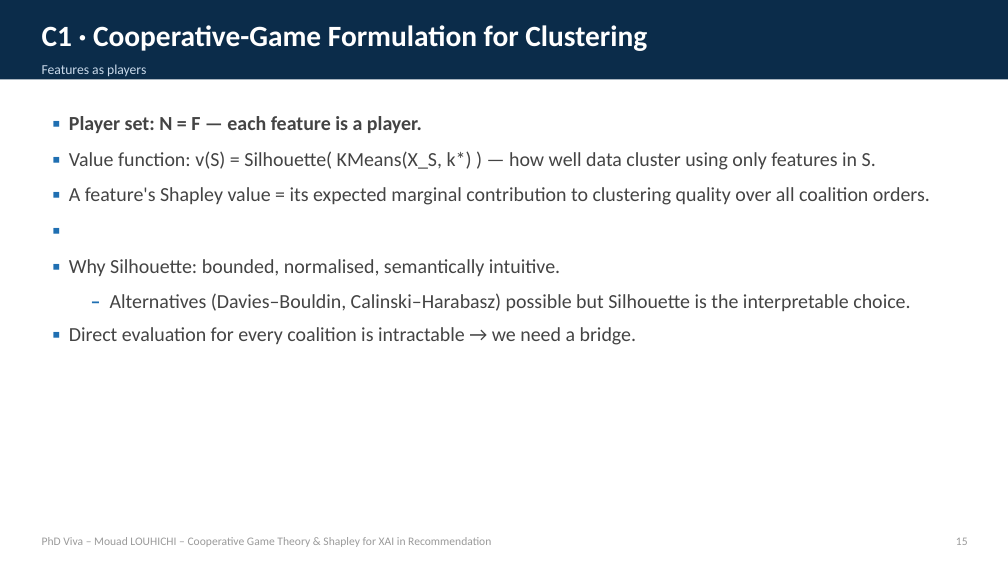
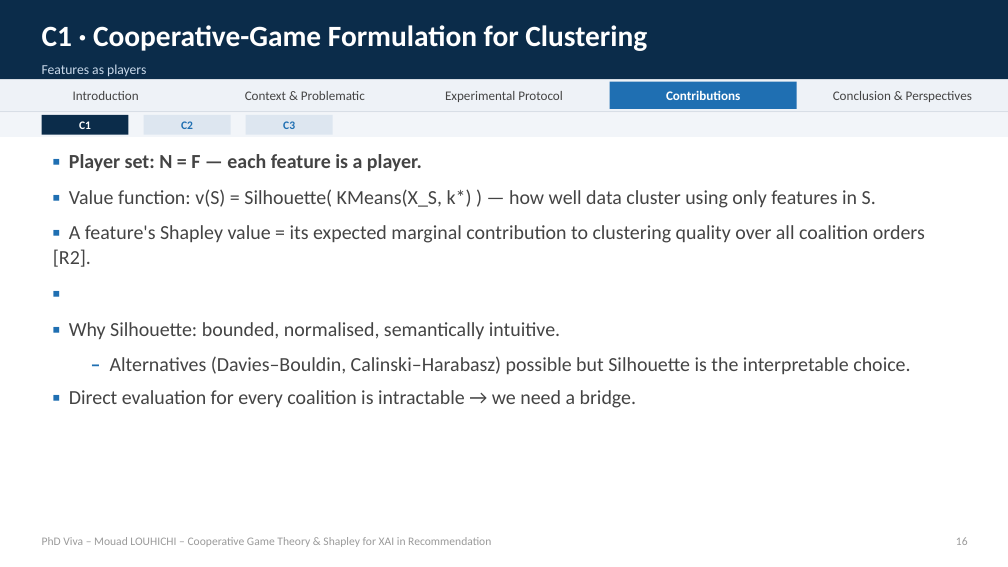
Before and after one commit to mouadlouhichi/phd-prep, a slide deck: slide 21 of viva/MOUAD_LOUHICHI_VIVA.pptx (slide 20 before the commit). Drawn at 1008x567 pixels with LibreOffice and Linux fonts; fonts in the diff are those of the drawing. Boxes give left, top, right and bottom in pixels: in the first picture for what was removed or moved away, otherwise in the second. Text is boxed around its words. In the diff, an @@ line names an element or a change of style, - is before the commit and + after.

Commit message:
Enhance viva deck: intro images, nav bar, data/metrics detail, contribution RQ/objectives, references, paper-figure workflows

```diff
--- a/viva/MOUAD_LOUHICHI_VIVA.pptx
+++ b/viva/MOUAD_LOUHICHI_VIVA.pptx
@@ rectangle added at box(0, 79, 1008, 111), fill #EEF2F7 @@
@@ rectangle added at box(609, 82, 796, 109), fill #1F6FB2 @@
@@ rectangle added at box(0, 111, 1008, 113), fill #D8DEE6 @@
@@ rectangle added at box(0, 113, 1008, 137), fill #F2F5F9 @@
@@ rectangle added at box(42, 115, 129, 135), fill #0B2C4A @@
@@ text added at box(73, 91, 139, 100), 12.5 pt, text #444444 @@
+Introduction
@@ rectangle added at box(144, 115, 231, 135), fill #DDE6F0 @@
@@ text added at box(245, 91, 365, 100), 12.5 pt, text #444444 @@
+Context & Problematic
@@ rectangle added at box(246, 115, 333, 135), fill #DDE6F0 @@
@@ text added at box(445, 91, 563, 102), 12.5 pt, text #444444 @@
+Experimental Protocol
@@ text added at box(666, 90, 740, 100), 12.5 pt, text #FFFFFF, bold @@
+Contributions
@@ text added at box(833, 91, 972, 102), 12.5 pt, text #444444 @@
+Conclusion & Perspectives
@@ text "▪ Player set: N = ...": place and size @@
-text "▪ Player set: N = ..." at box(69, 116, 930, 345)
+text "▪ Player set: N = ..." at box(53, 154, 925, 408)
@@ text added at box(79, 121, 91, 129), 11 pt, text #FFFFFF, bold @@
+C1
@@ text added at box(181, 121, 193, 129), 11 pt, text #1F6FB2, bold @@
+C2
@@ text added at box(283, 121, 295, 129), 11 pt, text #1F6FB2, bold @@
+C3
@@ text at box(53, 225, 925, 267): text changed @@
-▪ A feature's Shapley value = its expected marginal contribution to clustering quality over all coalition orders.
+▪ A feature's Shapley value = its expected marginal contribution to clustering quality over all coalition orders [R2].
```
Also in this commit, not shown: 49 other slides changed, 2 slides added, 2 other files.
